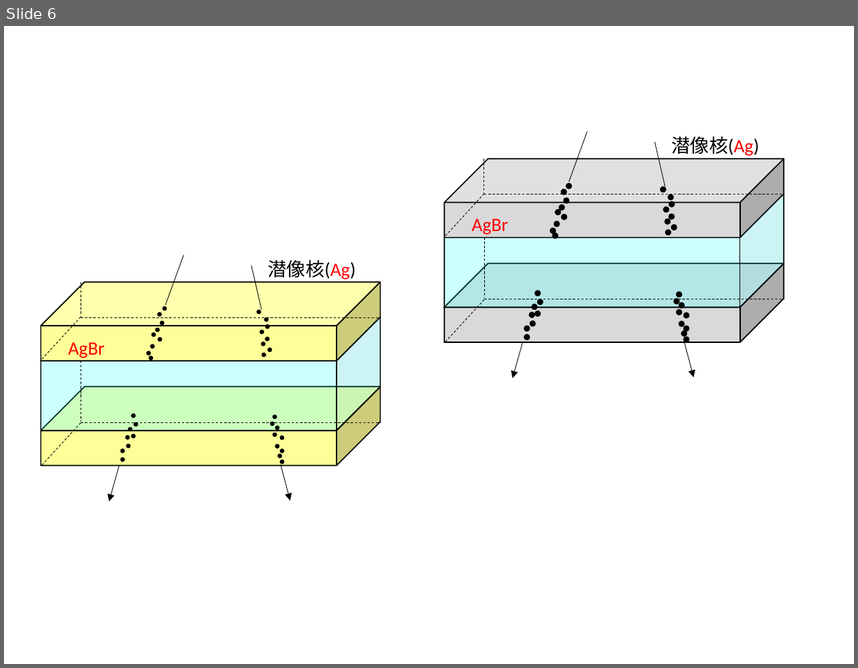
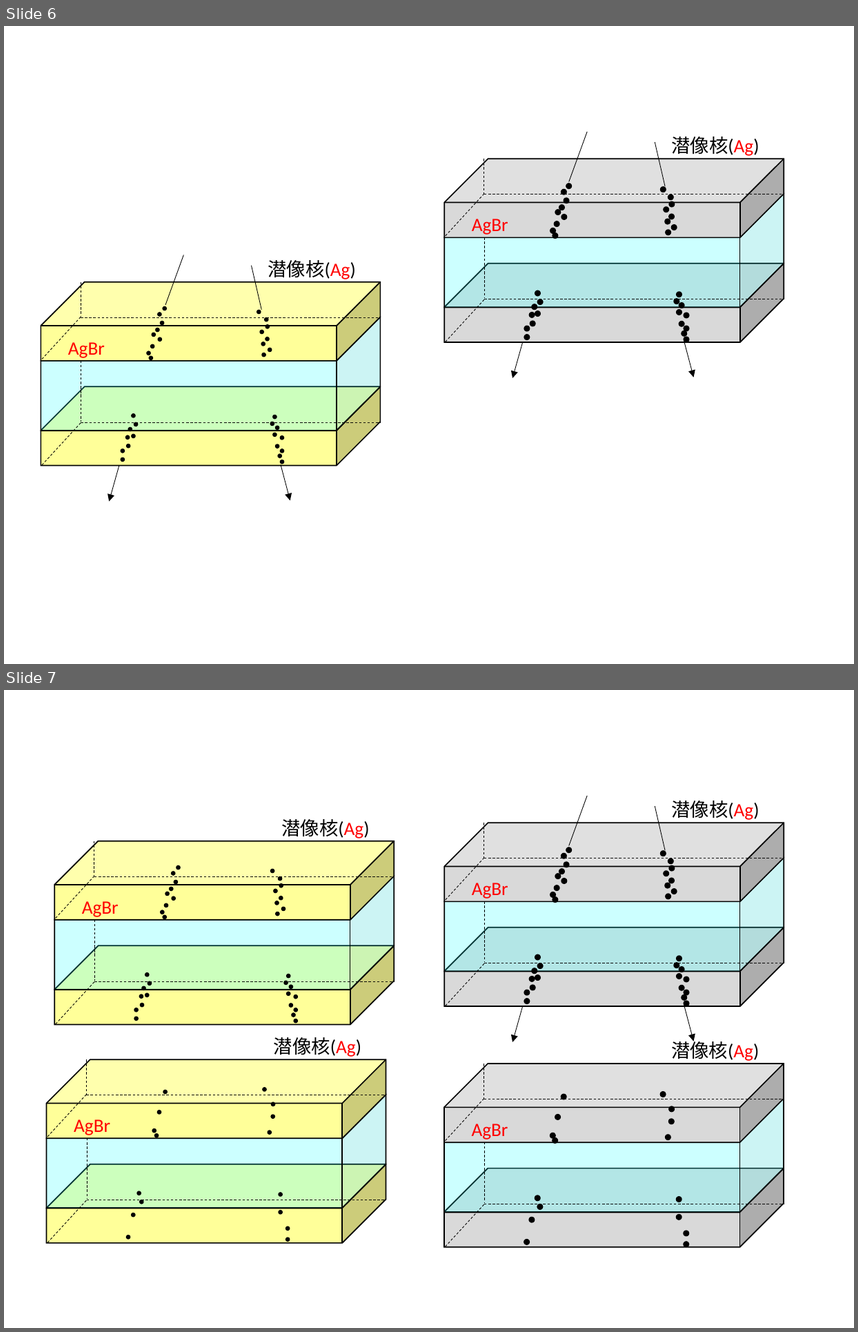
Before and after one commit to Gotoryoo/MasterThesis_real, a slide deck: 修論画像作成.pptx. Shown one above the other, each under a label of ours: slide 6 before the commit, slides 6 and 7 after it. The pictures are 858x668 and 858x1332 pixels, drawn with LibreOffice and Linux fonts; fonts in the diff are those of the drawing. Boxes give left, top, right and bottom in pixels: in the first picture for what was removed or moved away, otherwise in the second. Text is boxed around its words. In the diff, an @@ line names an element or a change of style, - is before the commit and + after.

```diff
--- a/修論画像作成.pptx
+++ b/修論画像作成.pptx
@@ slide 7 added at [4,690,854,1328], background #FFFFFF @@
@@ group added at [444,796,784,1042]: 34 ellipses, 9 lines, 3 cubes, 2 arrows, 2 texts @@
+潜像核(Ag)
+AgBr
@@ group added at [54,819,394,1025]: 34 ellipses, 7 lines, 3 cubes, 2 texts @@
+潜像核(Ag)
+AgBr
@@ group added at [47,1037,386,1243]: 16 ellipses, 7 lines, 3 cubes, 2 texts @@
+潜像核(Ag)
+AgBr
@@ group added at [444,1038,784,1248]: 16 ellipses, 7 lines, 3 cubes, 2 texts @@
+潜像核(Ag)
+AgBr
```
Also in this commit, not shown: 9 other files.
